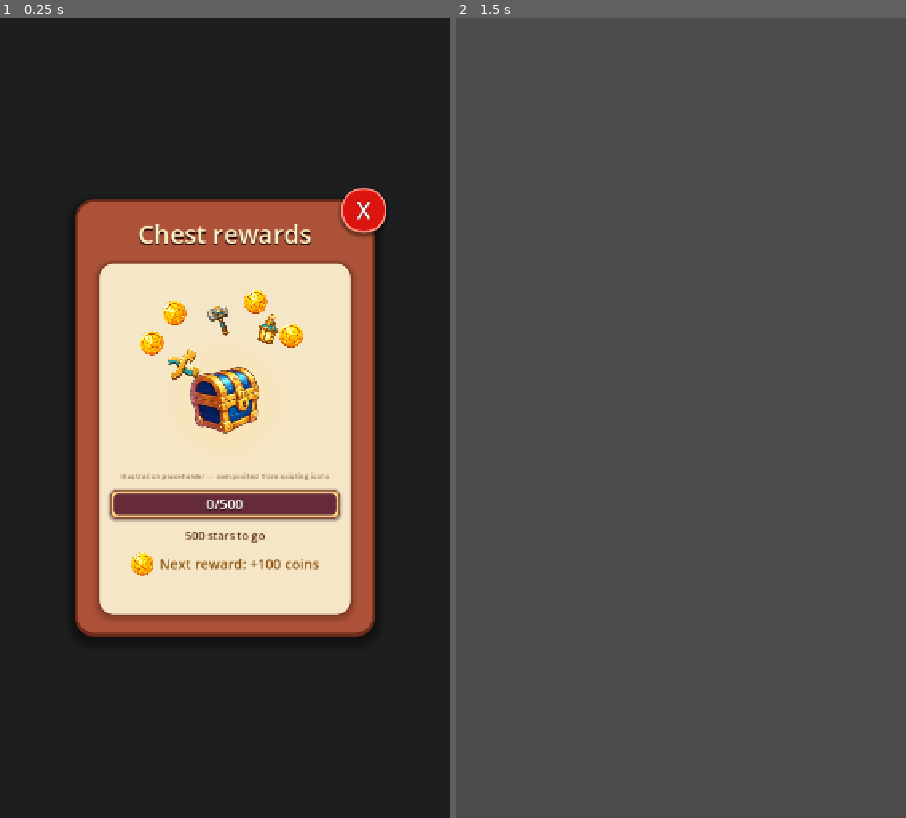
Above: before the commit, frames 1-2 (left to right).
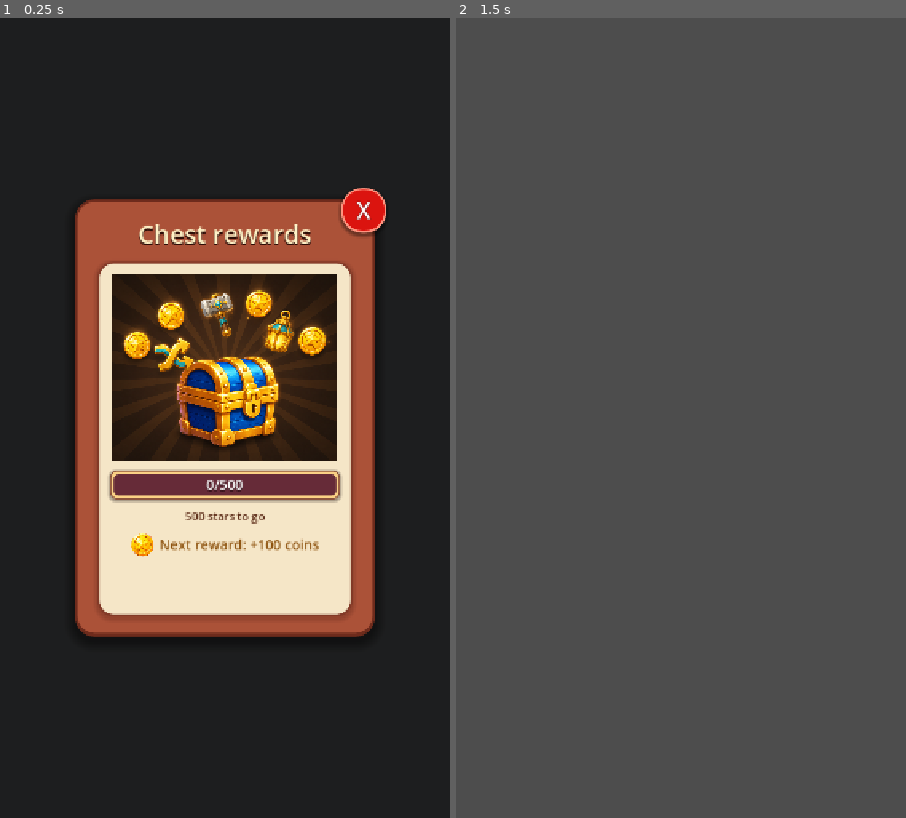
Above: after the commit, the same moments.

Repository: vladeque/sorting-puzzle
Game: Godot game, scene res://scenes/ui/reward_chest_menu.tscn
Two runs of this game, one before a commit and one after it. Both use one fixed random seed, a clock stepped at 60 frames per second and the inputs below. This scene is started directly instead of the project's main scene.
Inputs (mouse positions are in pixels of both pictures, inside the frame that each line leads up to):
- Up to frame 1 (0.25 s): no input
- Up to frame 2 (1.5 s): tap Enter at 0.5 s; move the mouse to (780, 378) at 0.52 s; click (780, 378) at 0.67 s; click "X" at 1.25 s

The runs differ from the first frame. In frame 1, 16% of the frame differs, in the area x 24-76%, y 32-70%; in frame 2, nothing differs.

Commit message:
Replace reward chest placeholder artwork

Diff:
--- a/scenes/ui/reward_chest_menu.tscn
+++ b/scenes/ui/reward_chest_menu.tscn
@@ -1,22 +1,8 @@
 [gd_scene format=3]
 
 [ext_resource type="Script" path="res://scripts/reward_chest_menu.gd" id="1_script"]
-[ext_resource type="Texture2D" path="res://assets/ui/main_menu_reward_chest.png" id="2_chest"]
+[ext_resource type="Texture2D" path="res://assets/ui/reward_chest_menu_illustration.png" id="2_illustration"]
 [ext_resource type="Texture2D" path="res://assets/ui/main_menu_coin.png" id="3_coin"]
-[ext_resource type="Texture2D" path="res://assets/abilities/ability_hammer.png" id="4_hammer"]
-[ext_resource type="Texture2D" path="res://assets/abilities/ability_lantern.png" id="5_lantern"]
-[ext_resource type="Texture2D" path="res://assets/abilities/ability_shuffle.png" id="6_shuffle"]
-
-[sub_resource type="Gradient" id="Gradient_glow"]
-colors = PackedColorArray(1, 0.89, 0.6, 0.55, 1, 0.89, 0.6, 0)
-
-[sub_resource type="GradientTexture2D" id="GradientTexture2D_glow"]
-gradient = SubResource("Gradient_glow")
-width = 128
-height = 128
-fill = 1
-fill_from = Vector2(0.5, 0.5)
-fill_to = Vector2(1, 0.5)
 
 [sub_resource type="StyleBoxFlat" id="StyleBoxFlat_outer_panel"]
 bg_color = Color(0.67, 0.32, 0.22, 1)
@@ -222,127 +208,17 @@
 layout_mode = 2
 size_flags_horizontal = 4
 
-[node name="GlowRect" type="TextureRect" parent="RewardChestPanel/InnerPanel/ContentStack/ChestStage"]
-layout_mode = 1
-offset_left = 70.0
-offset_top = 93.0
-offset_right = 290.0
-offset_bottom = 313.0
+[node name="Illustration" type="TextureRect" parent="RewardChestPanel/InnerPanel/ContentStack/ChestStage"]
+layout_mode = 1
+anchors_preset = 15
+anchor_right = 1.0
+anchor_bottom = 1.0
+grow_horizontal = 2
+grow_vertical = 2
 mouse_filter = 2
-texture = SubResource("GradientTexture2D_glow")
+texture = ExtResource("2_illustration")
 expand_mode = 1
-stretch_mode = 5
-
-[node name="BurstCoin1" type="TextureRect" parent="RewardChestPanel/InnerPanel/ContentStack/ChestStage"]
-layout_mode = 1
-offset_left = 79.0
-offset_top = 42.0
-offset_right = 119.0
-offset_bottom = 82.0
-pivot_offset = Vector2(20, 20)
-rotation = -0.314159
-mouse_filter = 2
-texture = ExtResource("3_coin")
-expand_mode = 1
-stretch_mode = 5
-
-[node name="BurstCoin2" type="TextureRect" parent="RewardChestPanel/InnerPanel/ContentStack/ChestStage"]
-layout_mode = 1
-offset_left = 209.0
-offset_top = 24.0
-offset_right = 249.0
-offset_bottom = 64.0
-pivot_offset = Vector2(20, 20)
-rotation = 0.174533
-mouse_filter = 2
-texture = ExtResource("3_coin")
-expand_mode = 1
-stretch_mode = 5
-
-[node name="BurstCoin3" type="TextureRect" parent="RewardChestPanel/InnerPanel/ContentStack/ChestStage"]
-layout_mode = 1
-offset_left = 43.0
-offset_top = 90.0
-offset_right = 83.0
-offset_bottom = 130.0
-pivot_offset = Vector2(20, 20)
-rotation = -0.139626
-mouse_filter = 2
-texture = ExtResource("3_coin")
-expand_mode = 1
-stretch_mode = 5
-
-[node name="BurstCoin4" type="TextureRect" parent="RewardChestPanel/InnerPanel/ContentStack/ChestStage"]
-layout_mode = 1
-offset_left = 266.0
-offset_top = 78.0
-offset_right = 306.0
-offset_bottom = 118.0
-pivot_offset = Vector2(20, 20)
-rotation = 0.244346
-mouse_filter = 2
-texture = ExtResource("3_coin")
-expand_mode = 1
-stretch_mode = 5
-
-[node name="BurstHammer" type="TextureRect" parent="RewardChestPanel/InnerPanel/ContentStack/ChestStage"]
-layout_mode = 1
-offset_left = 144.0
-offset_top = 48.0
-offset_right = 198.0
-offset_bottom = 102.0
-pivot_offset = Vector2(27, 27)
-rotation = -0.174533
-mouse_filter = 2
-texture = ExtResource("4_hammer")
-expand_mode = 1
-stretch_mode = 5
-
-[node name="BurstLantern" type="TextureRect" parent="RewardChestPanel/InnerPanel/ContentStack/ChestStage"]
-layout_mode = 1
-offset_left = 223.0
-offset_top = 60.0
-offset_right = 277.0
-offset_bottom = 114.0
-pivot_offset = Vector2(27, 27)
-rotation = 0.279253
-mouse_filter = 2
-texture = ExtResource("5_lantern")
-expand_mode = 1
-stretch_mode = 5
-
-[node name="BurstShuffle" type="TextureRect" parent="RewardChestPanel/InnerPanel/ContentStack/ChestStage"]
-layout_mode = 1
-offset_left = 86.0
-offset_top = 120.0
-offset_right = 140.0
-offset_bottom = 174.0
-pivot_offset = Vector2(27, 27)
-rotation = -0.244346
-mouse_filter = 2
-texture = ExtResource("6_shuffle")
-expand_mode = 1
-stretch_mode = 5
-
-[node name="ChestIcon" type="TextureRect" parent="RewardChestPanel/InnerPanel/ContentStack/ChestStage"]
-layout_mode = 1
-offset_left = 119.0
-offset_top = 142.0
-offset_right = 241.0
-offset_bottom = 264.0
-pivot_offset = Vector2(61, 61)
-rotation = -0.069813
-mouse_filter = 2
-texture = ExtResource("2_chest")
-expand_mode = 1
-stretch_mode = 5
-
-[node name="PlaceholderTagLabel" type="Label" parent="RewardChestPanel/InnerPanel/ContentStack"]
-layout_mode = 2
-theme_override_colors/font_color = Color(0.5, 0.36, 0.24, 0.78)
-theme_override_font_sizes/font_size = 12
-text = "Illustration placeholder — composited from existing icons"
-horizontal_alignment = 1
+stretch_mode = 6
 
 [node name="ProgressTrack" type="Panel" parent="RewardChestPanel/InnerPanel/ContentStack"]
 custom_minimum_size = Vector2(0, 46)
Binary file added: assets/ui/reward_chest_menu_illustration.png
Not shown, added: assets/ui/reward_chest_menu_illustration.png.import
Not shown, changed: docs/PROJECT_MAP.md
Not shown, changed: docs/SCENES.md
